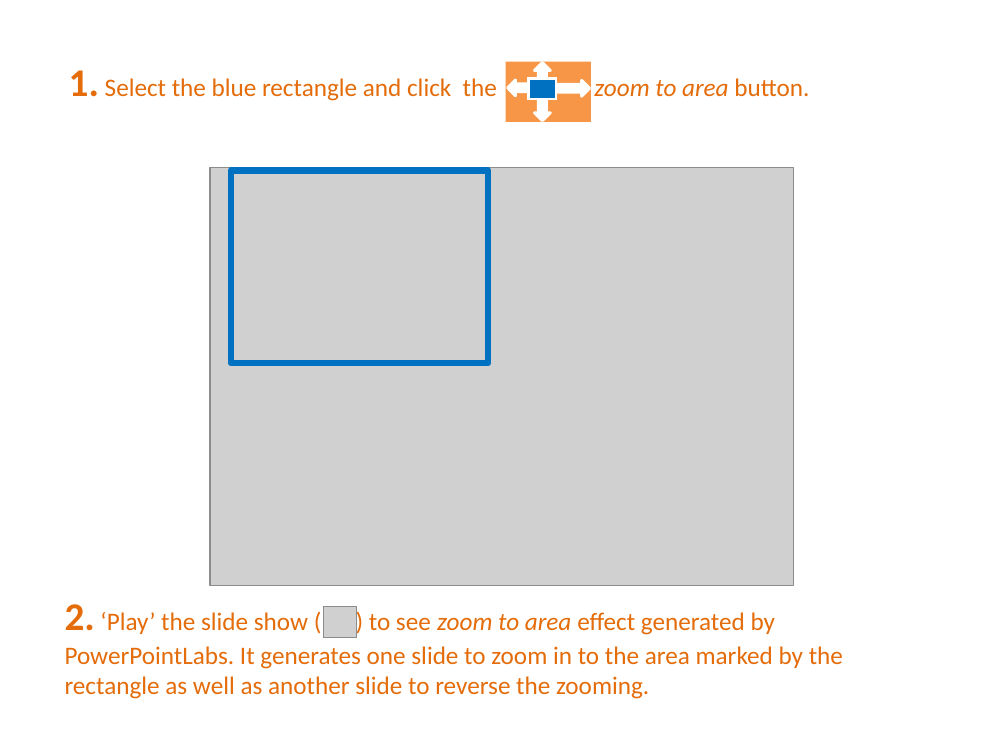
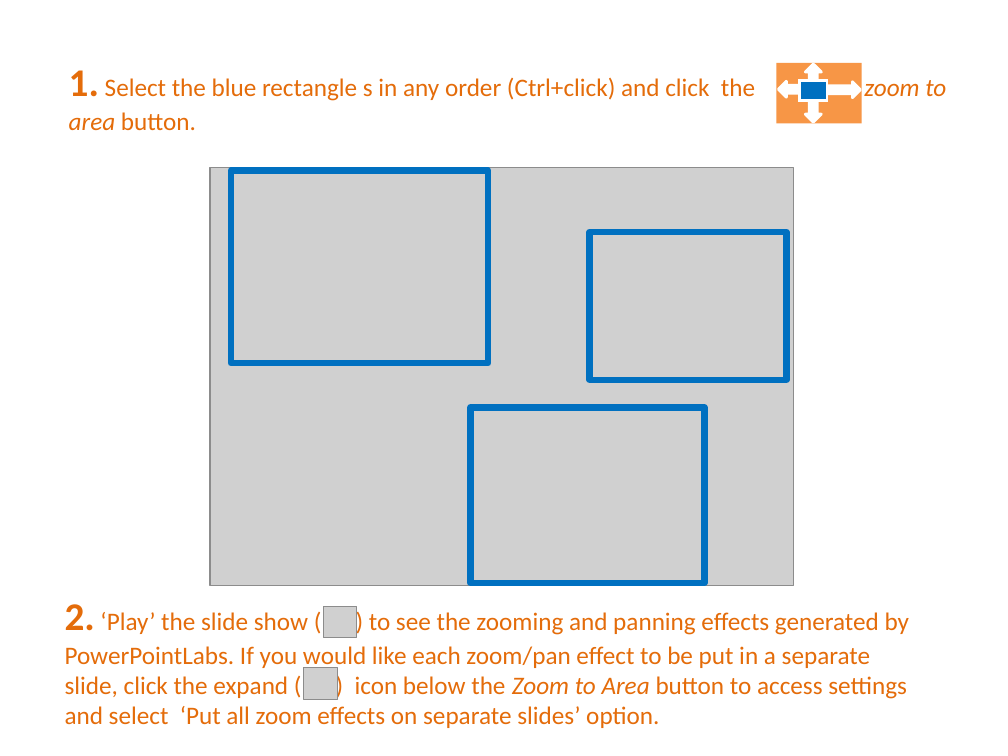
Before and after one commit to PowerPointLabs/PowerPointLabs, a slide deck: slide 14 of doc/PowerPointLabs Quick Tutorial.pptx. Drawn at 1008x756 pixels with LibreOffice and Linux fonts; fonts in the diff are those of the drawing; grey boxes stand for pictures. Boxes give left, top, right and bottom in pixels: in the first picture for what was removed or moved away, otherwise in the second. Text is boxed around its words. In the diff, an @@ line names an element or a change of style, - is before the commit and + after.

```diff
--- a/doc/PowerPointLabs Quick Tutorial.pptx
+++ b/doc/PowerPointLabs Quick Tutorial.pptx
@@ text at [69, 70, 946, 131]: text changed @@
-1. Select the blue rectangle and click the zoom to area button.
+1. Select the blue rectangle s in any order (Ctrl+click) and click the zoom to area button.
@@ rectangle: place and size @@
-rectangle at [506, 61, 592, 122]
+rectangle at [776, 64, 862, 124]
@@ 3 up arrows, 1 rectangle: place and size @@
-3 up arrows, 1 rectangle at [508, 79, 589, 121]
+3 up arrows, 1 rectangle at [778, 81, 860, 122]
@@ up arrow: place and size @@
-up arrow at [534, 62, 550, 87]
+up arrow at [805, 65, 822, 89]
@@ rectangle added at [590, 232, 786, 380], outline #0070C0 4.5 pt @@
@@ rectangle added at [471, 407, 705, 583], outline #0070C0 4.5 pt @@
@@ text at [65, 604, 909, 728]: text changed @@
-2. ‘Play’ the slide show ( ) to see zoom to area effect generated by PowerPointLabs. It generates one slide to zoom in to the area marked by the rectangle as well as another slide to reverse the zooming.
+2. ‘Play’ the slide show ( ) to see the zooming and panning effects generated by PowerPointLabs. If you would like each zoom/pan effect to be put in a separate slide, click the expand ( ) icon below the Zoom to Area button to access settings and select ‘Put all zoom effects on separate slides’ option.
@@ picture added at [303, 667, 338, 700] @@
```
Also in this commit, not shown: 1 other slide changed.
